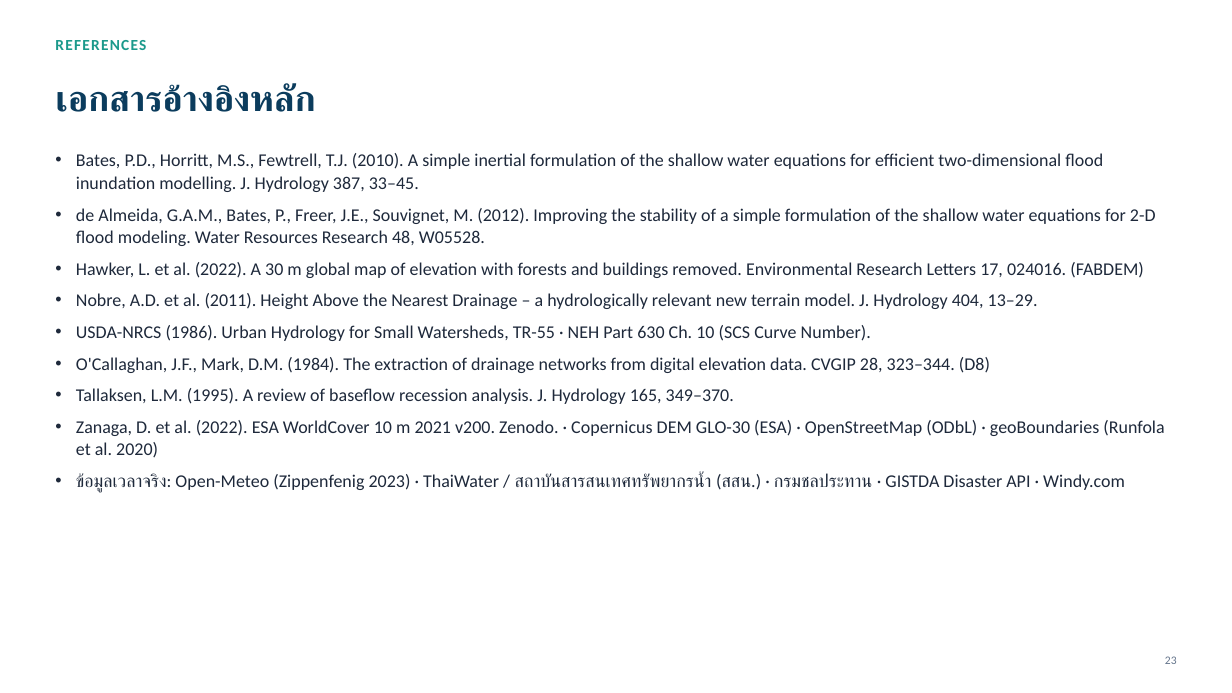
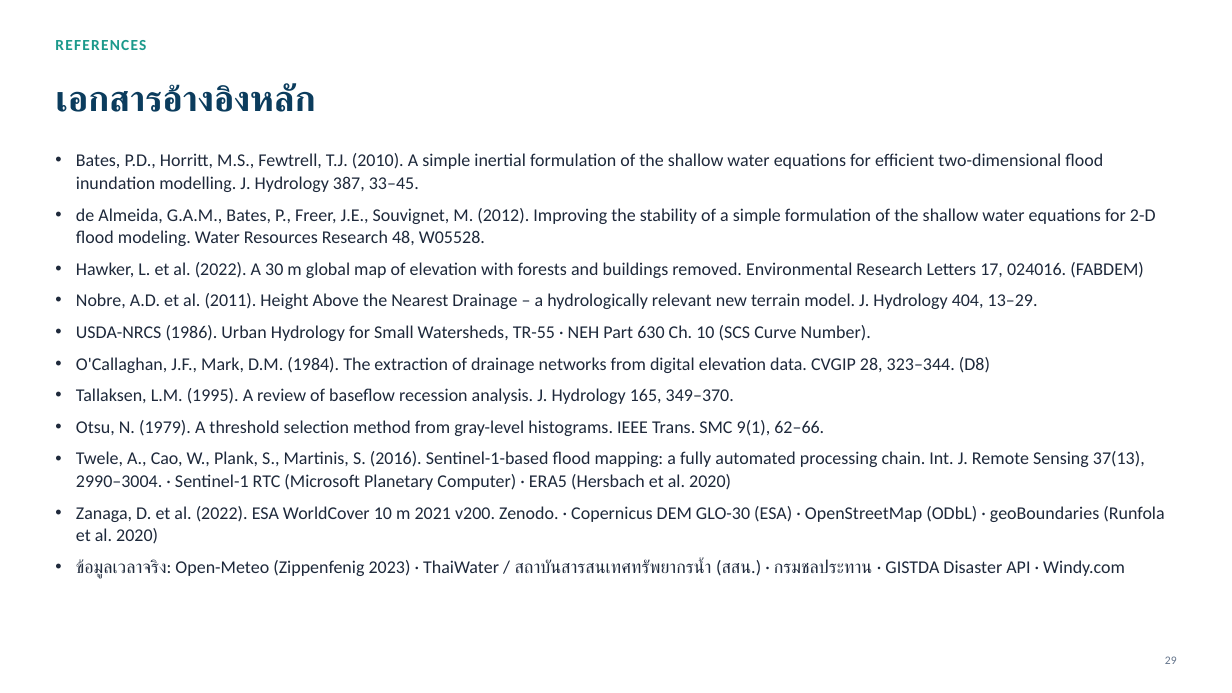
Before and after one commit to att-geo/nakhonsawan-flood, a slide deck: slide 29 of docs/report/NakhonSawanFlood_ทีมเทคนิค_GIS_อุทกวิทยา.pptx (slide 23 before the commit). Drawn at 1232x693 pixels with LibreOffice and Linux fonts; fonts in the diff are those of the drawing. Boxes give left, top, right and bottom in pixels: in the first picture for what was removed or moved away, otherwise in the second. Text is boxed around its words. In the diff, an @@ line names an element or a change of style, - is before the commit and + after.

```diff
--- a/docs/report/NakhonSawanFlood_ทีมเทคนิค_GIS_อุทกวิทยา.pptx
+++ b/docs/report/NakhonSawanFlood_ทีมเทคนิค_GIS_อุทกวิทยา.pptx
@@ text at (76,420,1145,490): paragraphs added @@
+• Otsu, N. (1979). A threshold selection method from gray-level histograms. IEEE Trans. SMC 9(1), 62–66.
+• Twele, A., Cao, W., Plank, S., Martinis, S. (2016). Sentinel-1-based flood mapping: a fully automated processing chain. Int. J. Remote Sensing 37(13), 2990–3004. · Sentinel-1 RTC (Microsoft Planetary Computer) · ERA5 (Hersbach et al. 2020)
@@ page number at (1165,656,1177,664): text changed @@
-23
+29
```
Also in this commit, not shown: 9 other slides changed, 6 slides added, 3 other files.
